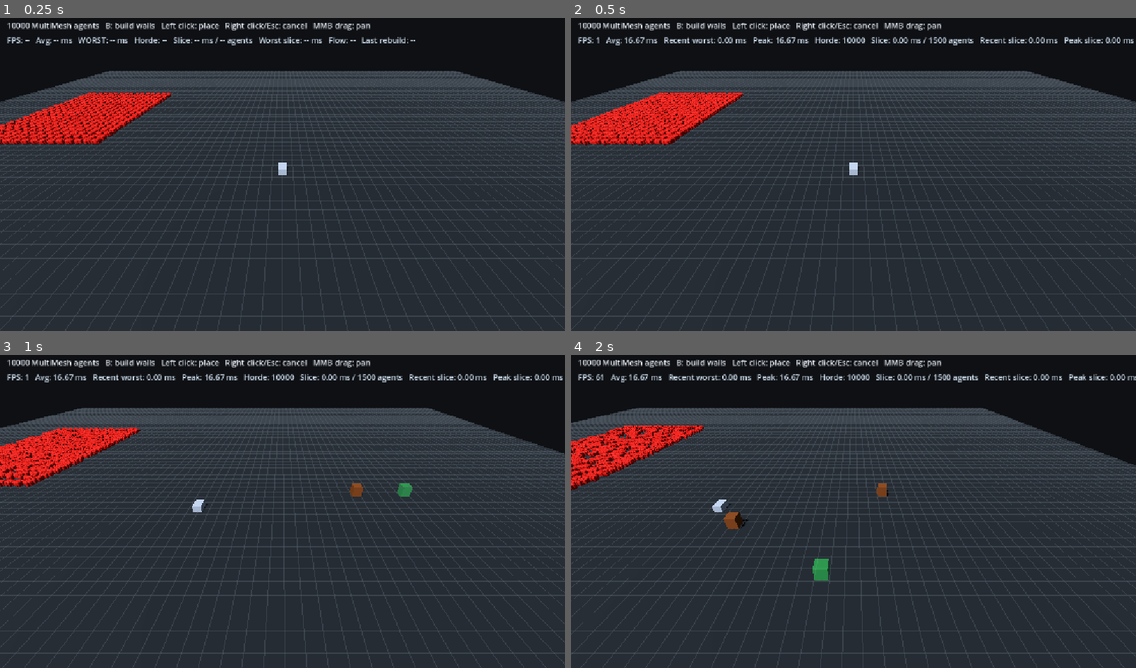
Above: before the commit, frames 1-4 (two rows, left to right).
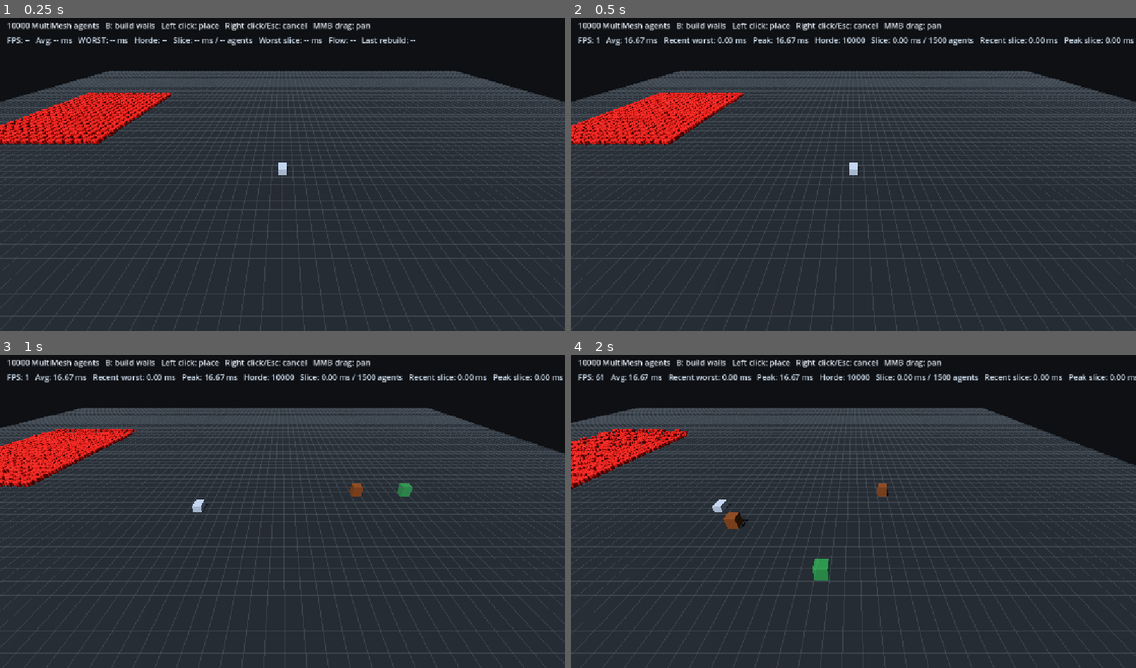
Above: after the commit, the same moments.

Repository: CaptainTiki/HordeLab
Game: Godot game, scene res://scenes/main.tscn
Two runs of this game, one before a commit and one after it. Both use one fixed random seed, a clock stepped at 60 frames per second and the inputs below.
Inputs (mouse positions are in pixels of both pictures, inside the frame that each line leads up to):
- Up to frame 1 (0.25 s): no input
- Up to frame 2 (0.5 s): no input
- Up to frame 3 (1 s): tap Enter at 0.5 s; move the mouse to (406, 492) at 0.52 s; hold D from 0.53 s (still down); tap B at 0.6 s; click (406, 492) at 0.67 s
- Up to frame 4 (2 s): release D at 1.25 s; drag from (740, 524) to (825, 574) at 1.27 s

Frame 1 is identical in both runs. In frame 2, 0.8% of the frame differs, in the area x 0-31%, y 23-40%; in frame 3, 1.4%; in frame 4, 1.7%, in the area x 0-24%, y 22-44%.

Commit message:
Use distance-correct weighted flow field

Diff:
--- a/scripts/flow_field.gd
+++ b/scripts/flow_field.gd
@@ -2,6 +2,8 @@
 class_name FlowField
 
 const UNREACHABLE: int = 1_000_000_000
+const CARDINAL_COST: int = 10
+const DIAGONAL_COST: int = 14
 const NEIGHBOR_DIRS: Array[Vector2i] = [
 	Vector2i(1, 0),
 	Vector2i(-1, 0),
@@ -22,8 +24,8 @@
 
 var integration: PackedInt32Array = PackedInt32Array()
 var pending_integration: PackedInt32Array = PackedInt32Array()
-var frontier: Array[Vector2i] = []
-var frontier_read_index: int = 0
+var heap_cells: Array[Vector2i] = []
+var heap_costs: PackedInt32Array = PackedInt32Array()
 var goal_cell: Vector2i = Vector2i(-1, -1)
 var rebuild_in_progress: bool = false
 var last_rebuild_ms: float = 0.0
@@ -50,8 +52,8 @@
 func _begin_rebuild() -> void:
 	goal_cell = grid.world_to_cell(goal.global_position)
 	pending_integration.fill(UNREACHABLE)
-	frontier.clear()
-	frontier_read_index = 0
+	heap_cells.clear()
+	heap_costs = PackedInt32Array()
 	rebuild_frame_count = 0
 	rebuild_start_usec = Time.get_ticks_usec()
 
@@ -62,31 +64,39 @@
 		last_rebuild_frames = 0
 		return
 
-	frontier.append(goal_cell)
 	pending_integration[_index(goal_cell)] = 0
+	_heap_push(goal_cell, 0)
 	rebuild_in_progress = true
 
 func _process_rebuild_budget() -> void:
 	var processed: int = 0
 	var budget: int = maxi(rebuild_cells_per_frame, 1)
 
-	while frontier_read_index < frontier.size() and processed < budget:
-		var current: Vector2i = frontier[frontier_read_index]
-		frontier_read_index += 1
+	while not heap_cells.is_empty() and processed < budget:
+		var current: Vector2i = heap_cells[0]
+		var queued_cost: int = heap_costs[0]
+		_heap_pop_root()
+
+		var current_cost: int = pending_integration[_index(current)]
+		if queued_cost != current_cost:
+			continue
+
 		processed += 1
-		var current_cost: int = pending_integration[_index(current)]
-
 		for direction: Vector2i in NEIGHBOR_DIRS:
 			var neighbor: Vector2i = current + direction
 			if not can_traverse(current, neighbor):
 				continue
+
+			var move_cost: int = get_step_cost(direction)
+			var candidate_cost: int = current_cost + move_cost
 			var neighbor_index: int = _index(neighbor)
-			if pending_integration[neighbor_index] <= current_cost + 1:
+			if candidate_cost >= pending_integration[neighbor_index]:
 				continue
-			pending_integration[neighbor_index] = current_cost + 1
-			frontier.append(neighbor)
 
-	if frontier_read_index >= frontier.size():
+			pending_integration[neighbor_index] = candidate_cost
+			_heap_push(neighbor, candidate_cost)
+
+	if heap_cells.is_empty():
 		integration = pending_integration.duplicate()
 		rebuild_in_progress = false
 		last_rebuild_frames = rebuild_frame_count
@@ -97,20 +107,28 @@
 		return UNREACHABLE
 	return integration[_index(cell)]
 
+func get_step_cost(direction: Vector2i) -> int:
+	if direction.x != 0 and direction.y != 0:
+		return DIAGONAL_COST
+	return CARDINAL_COST
+
 func get_next_cell(cell: Vector2i) -> Vector2i:
 	var current_cost: int = get_cost(cell)
 	if current_cost == UNREACHABLE or current_cost == 0:
 		return cell
 
 	var best_cell: Vector2i = cell
-	var best_cost: int = current_cost
+	var best_total: int = current_cost
 	for direction: Vector2i in NEIGHBOR_DIRS:
 		var neighbor: Vector2i = cell + direction
 		if not can_traverse(cell, neighbor):
 			continue
 		var neighbor_cost: int = get_cost(neighbor)
-		if neighbor_cost < best_cost:
-			best_cost = neighbor_cost
+		if neighbor_cost == UNREACHABLE:
+			continue
+		var total: int = neighbor_cost + get_step_cost(direction)
+		if total < best_total:
+			best_total = total
 			best_cell = neighbor
 	return best_cell
 
@@ -125,5 +143,52 @@
 			return false
 	return true
 
+func _heap_push(cell: Vector2i, cost: int) -> void:
+	heap_cells.append(cell)
+	heap_costs.append(cost)
+	var index: int = heap_cells.size() - 1
+	while index > 0:
+		var parent: int = (index - 1) / 2
+		if heap_costs[parent] <= cost:
+			break
+		heap_cells[index] = heap_cells[parent]
+		heap_costs[index] = heap_costs[parent]
+		index = parent
+	heap_cells[index] = cell
+	heap_costs[index] = cost
+
+func _heap_pop_root() -> void:
+	var last_index: int = heap_cells.size() - 1
+	if last_index < 0:
+		return
+	if last_index == 0:
+		heap_cells.pop_back()
+		heap_costs.resize(0)
+		return
+
+	var replacement_cell: Vector2i = heap_cells[last_index]
+	var replacement_cost: int = heap_costs[last_index]
+	heap_cells.pop_back()
+	heap_costs.resize(last_index)
+
+	var index: int = 0
+	var size: int = heap_cells.size()
+	while true:
+		var left: int = index * 2 + 1
+		if left >= size:
+			break
+		var right: int = left + 1
+		var child: int = left
+		if right < size and heap_costs[right] < heap_costs[left]:
+			child = right
+		if heap_costs[child] >= replacement_cost:
+			break
+		heap_cells[index] = heap_cells[child]
+		heap_costs[index] = heap_costs[child]
+		index = child
+
+	heap_cells[index] = replacement_cell
+	heap_costs[index] = replacement_cost
+
 func _index(cell: Vector2i) -> int:
 	return cell.y * grid.cells_x + cell.x
